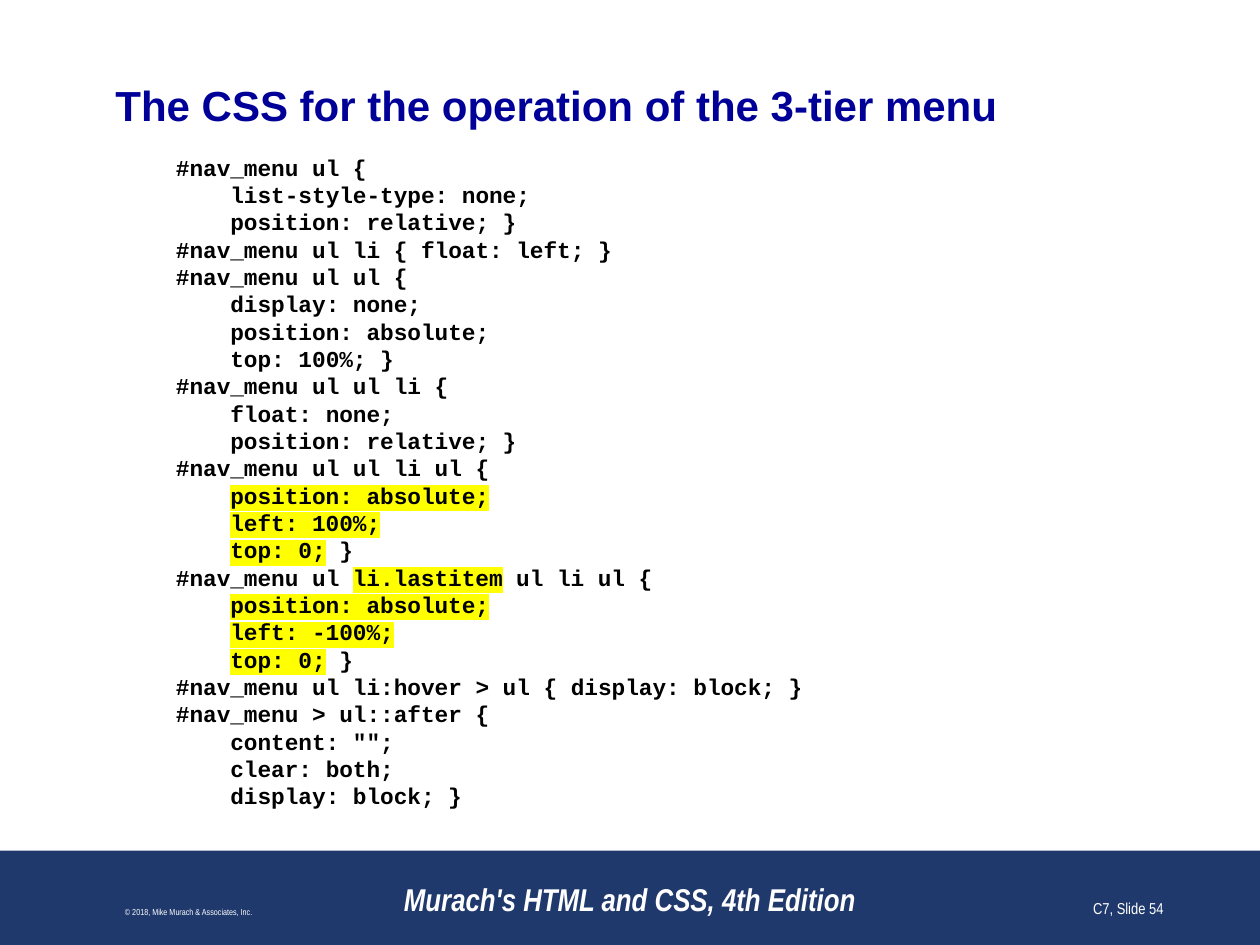
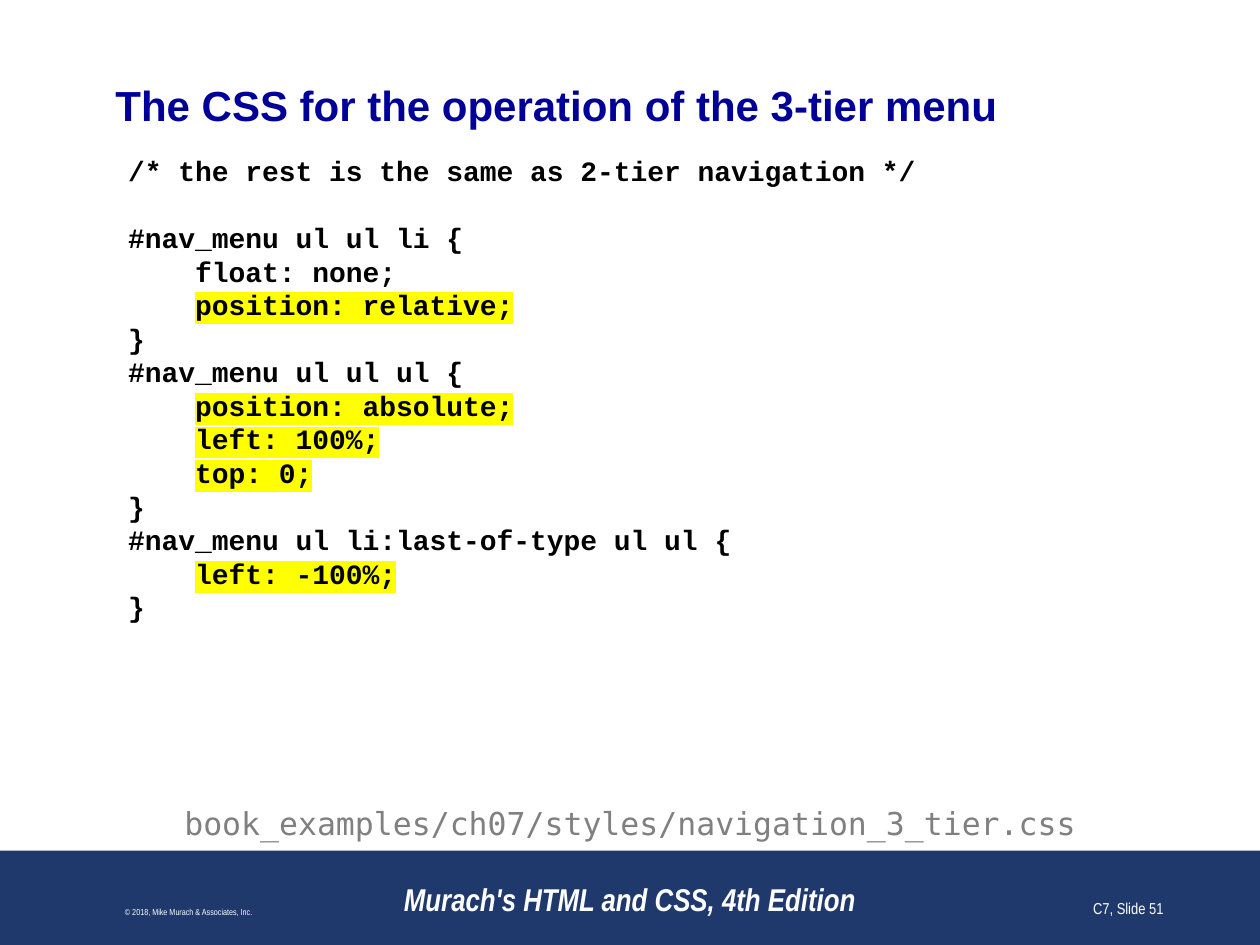
Before and after one commit to paulsmithkc/awd1000_base_lab_and_homework, a slide deck: slide 51 of murach_html_4e/slides/Chapter 7 slides (Revised).pptx (slide 54 before the commit). Drawn at 1260x945 pixels with LibreOffice and Linux fonts; fonts in the diff are those of the drawing; background and template pictures are left out. Boxes give left, top, right and bottom in pixels: in the first picture for what was removed or moved away, otherwise in the second. Text is boxed around its words. In the diff, an @@ line names an element or a change of style, - is before the commit and + after.

```diff
--- a/murach_html_4e/slides/Chapter 7 slides (Revised).pptx
+++ b/murach_html_4e/slides/Chapter 7 slides (Revised).pptx
@@ text at bbox=[178, 161, 866, 187]: text changed; size 13 to 16 pt @@
-#nav_menu ul {
-list-style-type: none;
-position: relative; }
-#nav_menu ul li { float: left; }
-#nav_menu ul ul {
-display: none;
-position: absolute;
-top: 100%; }
+/* the rest is the same as 2-tier navigation */
@@ text at bbox=[128, 228, 514, 592]: size 13 to 16 pt in "#nav_menu ul ul li {", "float: none;", "position: absolute;", "left: 100%;" and 1 more places; highlight #FFFFFF to none in "#nav_menu ul ul li {"; indent changed @@
@@ text at bbox=[128, 295, 514, 385]: text changed; size 13 to 16 pt @@
-position: relative; }
-#nav_menu ul ul li ul {
+position: relative;
+}
+#nav_menu ul ul ul {
@@ text at bbox=[128, 463, 698, 556]: text changed; size 13 to 16 pt @@
-top: 0; }
-#nav_menu ul li.lastitem ul li ul {
-position: absolute;
+top: 0;
+}
+#nav_menu ul li:last-of-type ul ul {
@@ text at bbox=[176, 652, 775, 809]: text changed; size 13 to 16 pt @@
-top: 0; }
-#nav_menu ul li:hover > ul { display: block; }
-#nav_menu > ul::after {
-content: "";
-clear: both;
-display: block; }
+}
@@ text added at bbox=[184, 811, 1075, 842], 18 pt, text #808080 @@
+book_examples/ch07/styles/navigation_3_tier.css
@@ page number at bbox=[1093, 902, 1163, 916]: text changed @@
-C7, Slide 54
+C7, Slide 51
```
Also in this commit, not shown: 37 other slides changed, 6 slides removed.
